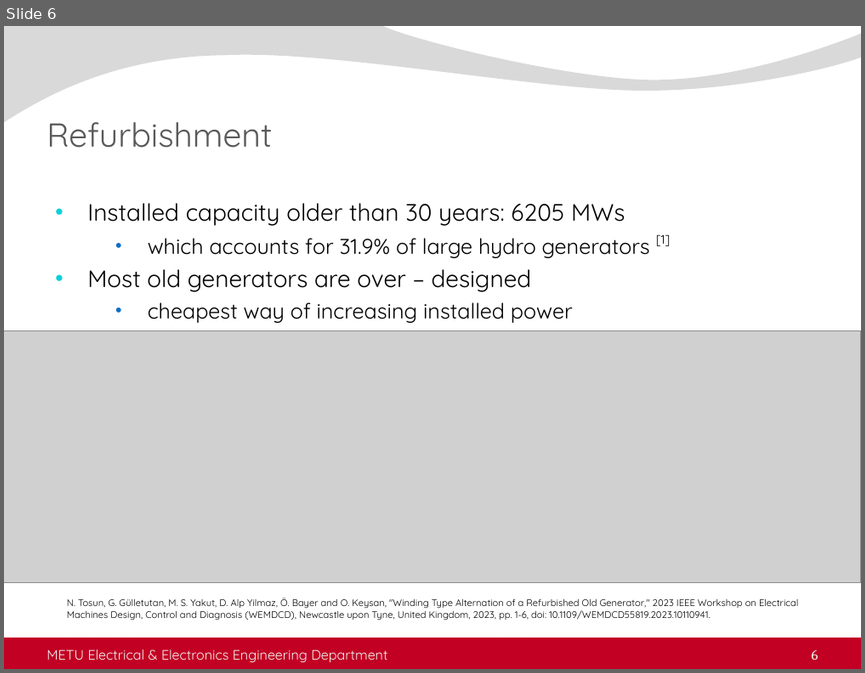
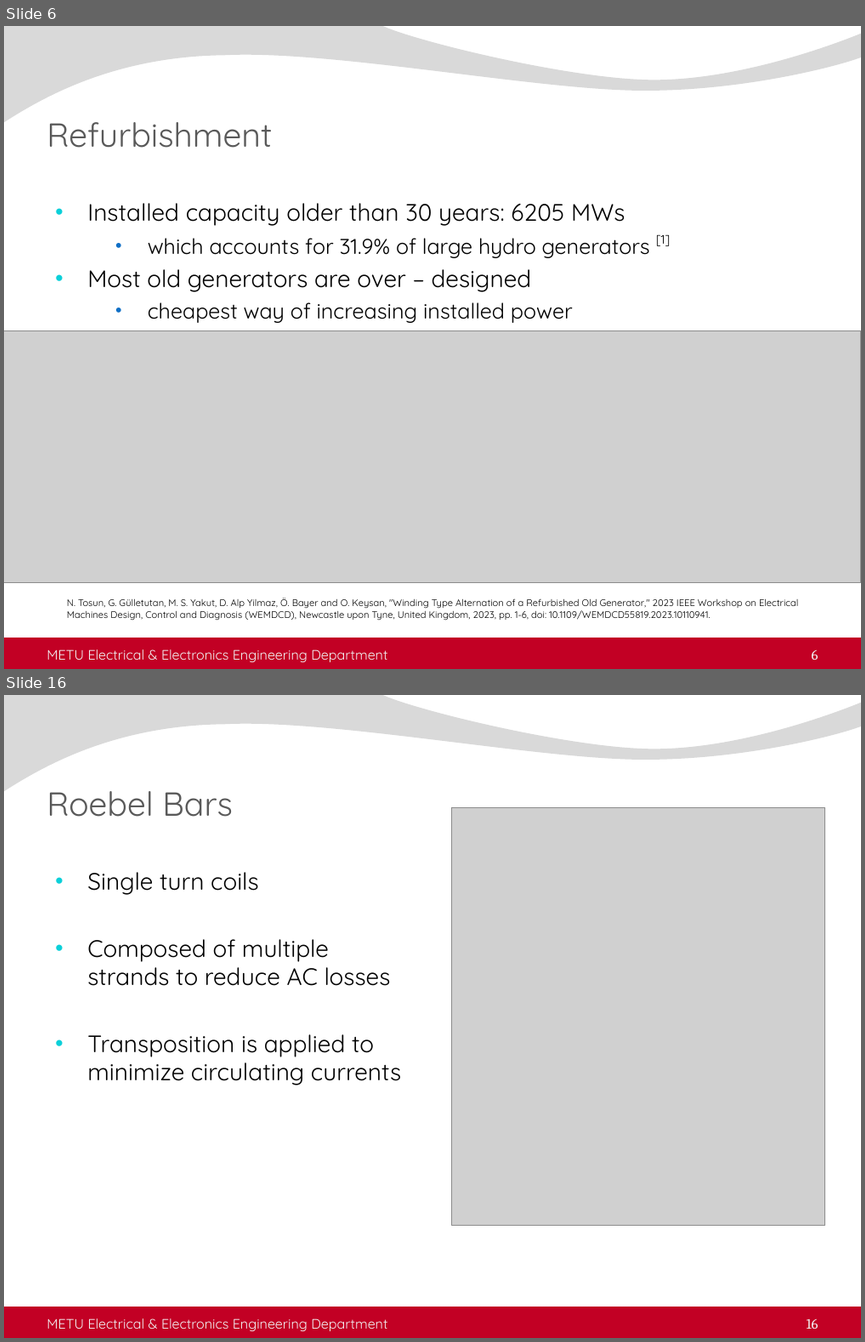
Before and after one commit to sametyakut/Studies, a slide deck: Presentations/5-Seminar_Presentation_2023_11_23.pptx. Shown one above the other, each under a label of ours: slide 6 before the commit, slides 6 and 16 after it; the slides between them are not shown. The pictures are 865x673 and 865x1342 pixels, drawn with LibreOffice and Linux fonts; fonts in the diff are those of the drawing; grey boxes stand for pictures; background and template pictures are left out. Boxes give left, top, right and bottom in pixels: in the first picture for what was removed or moved away, otherwise in the second. Text is boxed around its words. In the diff, an @@ line names an element or a change of style, - is before the commit and + after.

```diff
--- a/Presentations/5-Seminar_Presentation_2023_11_23.pptx
+++ b/Presentations/5-Seminar_Presentation_2023_11_23.pptx
@@ slide 16 added at <box>4,695,861,1338</box>, background picture (left out); not listed: 2 template elements that a slide beside it also shows @@
@@ title added at <box>46,791,233,817</box>, 28 pt, text #595959 @@
+Roebel Bars
@@ picture added at <box>451,808,825,1225</box> @@
@@ text added at <box>87,872,401,1085</box>, 20 pt, text #000000 @@
+• Single turn coils
+• Composed of multiple strands to reduce AC losses
+• Transposition is applied to minimize circulating currents
@@ text added at <box>46,1318,387,1332</box>, 11.5 pt, text #F2F2F2 @@
+METU Electrical & Electronics Engineering Department
@@ page number added at <box>806,1319,818,1328</box>, 12 pt, text #F2F2F2 @@
+16
```
Also in this commit, not shown: 10 slides changed, 7 other slides added, 4 other files.
